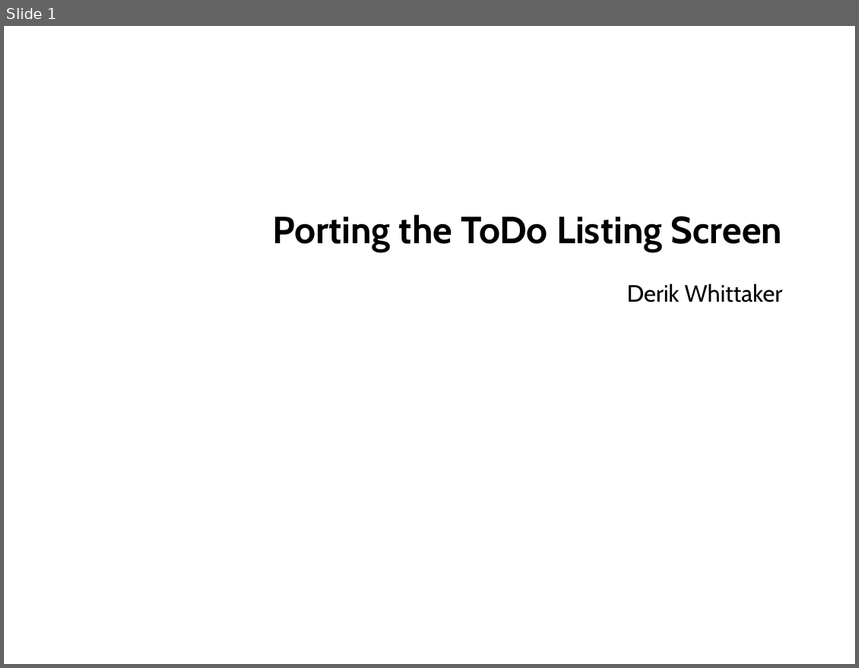
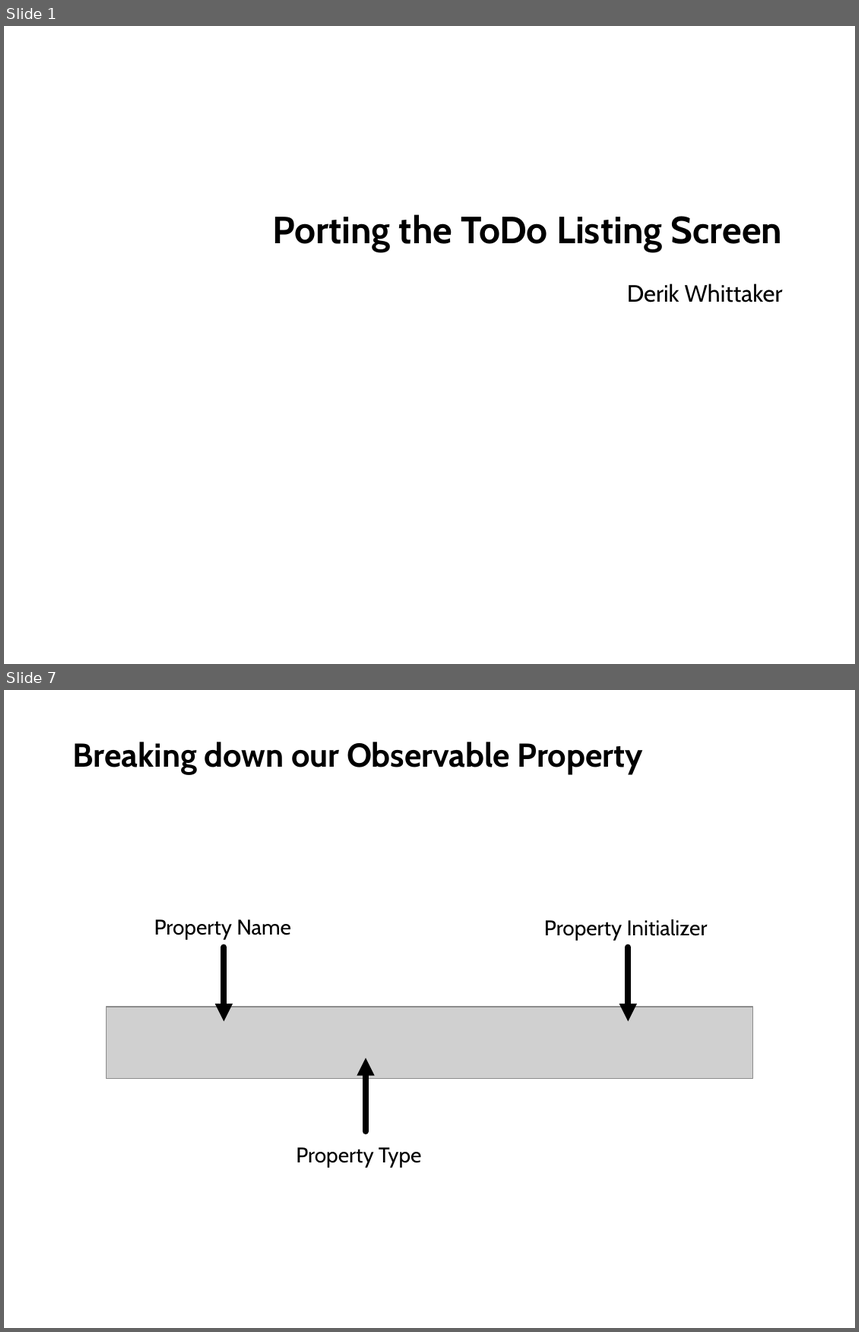
Before and after one commit to derikwhittaker/Pluarsight.XamlToHtml, a slide deck: Modules/02.TaskListingScreen.InitialSetup/02.TaskListingScreen.InitialSetup.Slides.pptx. Shown one above the other, each under a label of ours: slide 1 before the commit, slides 1 and 7 after it; the slides between them are not shown. The pictures are 859x668 and 859x1332 pixels, drawn with LibreOffice and Linux fonts; fonts in the diff are those of the drawing; grey boxes stand for pictures; background and template pictures are left out. Boxes give left, top, right and bottom in pixels: in the first picture for what was removed or moved away, otherwise in the second. Text is boxed around its words. In the diff, an @@ line names an element or a change of style, - is before the commit and + after.

```diff
--- a/Modules/02.TaskListingScreen.InitialSetup/02.TaskListingScreen.InitialSetup.Slides.pptx
+++ b/Modules/02.TaskListingScreen.InitialSetup/02.TaskListingScreen.InitialSetup.Slides.pptx
@@ slide 7 added at [4, 690, 855, 1328], background #FFFFFF @@
@@ title added at [73, 742, 643, 774], 28 pt, text #000000, bold @@
+Breaking down our Observable Property
@@ text added at [154, 920, 291, 940], 18 pt, text #000000 @@
+Property Name
@@ text added at [544, 920, 708, 941], 18 pt, text #000000 @@
+Property Initializer
@@ arrow added from (224, 947) to (224, 1022), #000000 5 pt @@
@@ arrow added from (628, 947) to (628, 1022), #000000 5 pt @@
@@ picture added at [106, 1007, 752, 1078] @@
@@ arrow added from (366, 1132) to (366, 1058), #000000 5 pt @@
@@ text added at [296, 1148, 422, 1168], 18 pt, text #000000 @@
+Property Type
```
Also in this commit, not shown: 2 slides changed, 14 other slides added.
